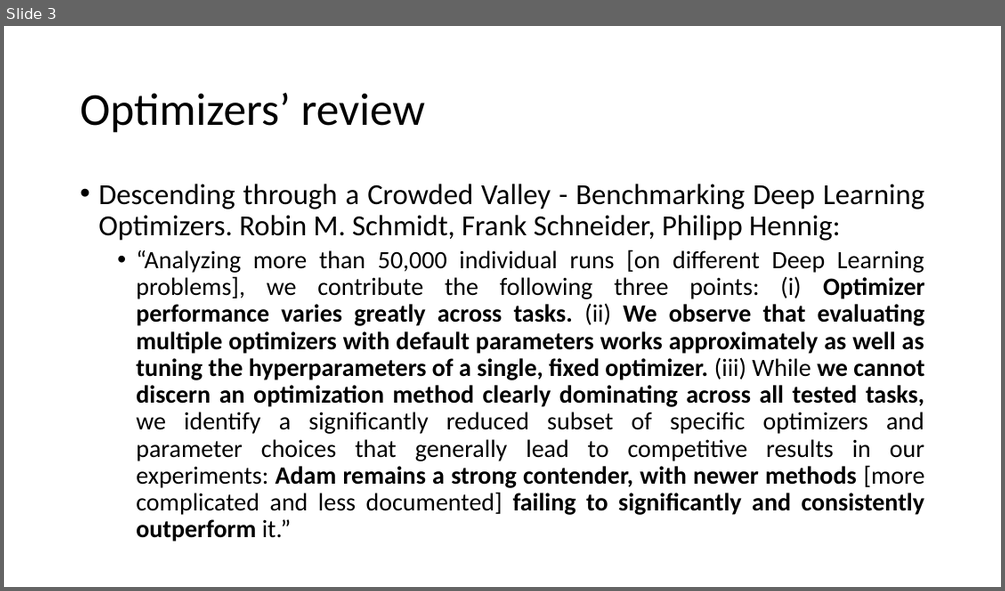
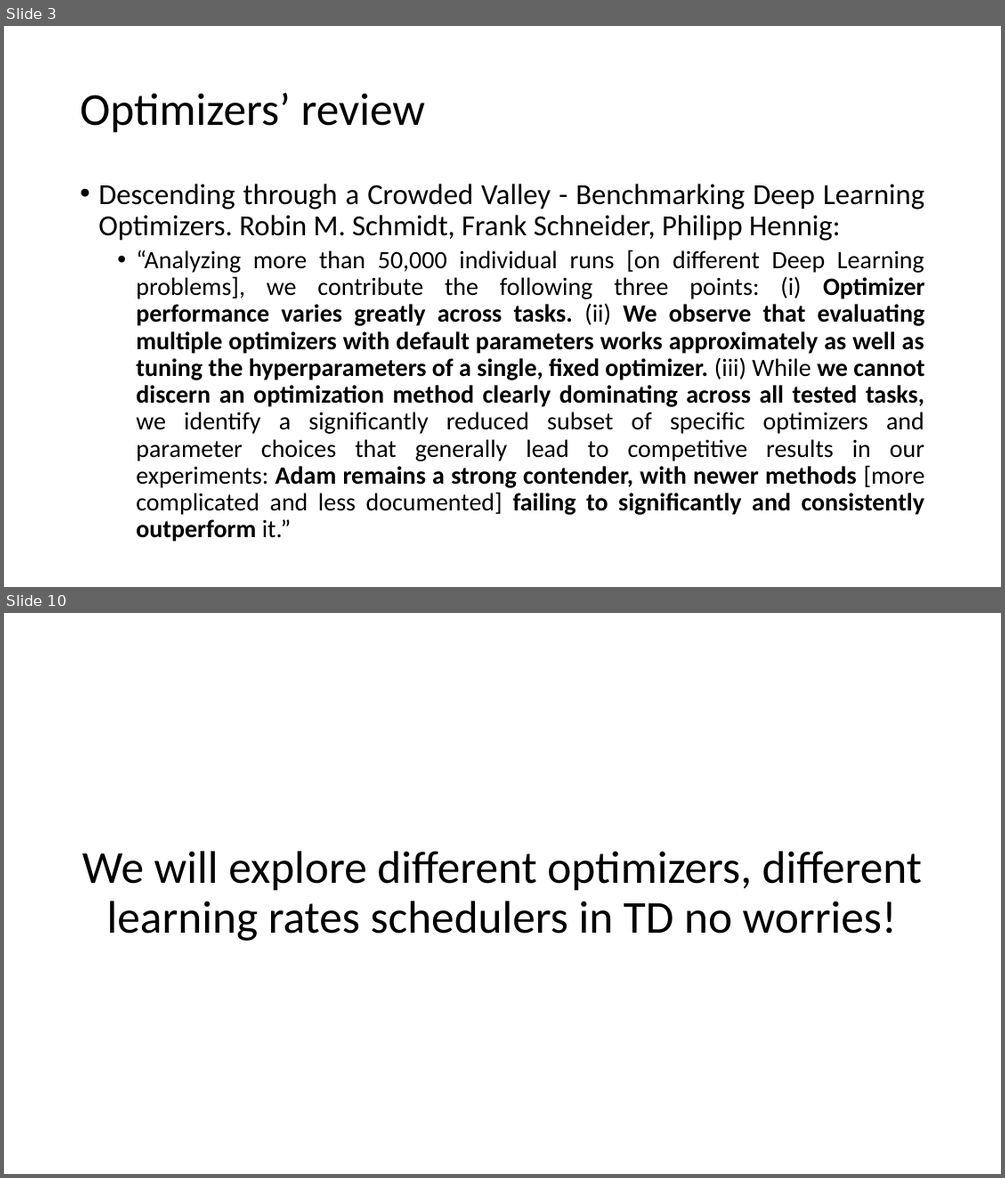
Before and after one commit to MICS-Lab/DeepLearningCourse, a slide deck: Slides_3.pptx. Shown one above the other, each under a label of ours: slide 3 before the commit, slides 3 and 10 after it; the slides between them are not shown. The pictures are 1005x591 and 1005x1178 pixels, drawn with LibreOffice and Linux fonts; fonts in the diff are those of the drawing. Boxes give left, top, right and bottom in pixels: in the first picture for what was removed or moved away, otherwise in the second. Text is boxed around its words. In the diff, an @@ line names an element or a change of style, - is before the commit and + after.

```diff
--- a/Slides_3.pptx
+++ b/Slides_3.pptx
@@ slide 10 added at (4, 613, 1001, 1174), background #FFFFFF @@
@@ title added at (82, 851, 922, 941), 44 pt, text #000000 @@
+We will explore different optimizers, different learning rates schedulers in TD no worries!
```
Also in this commit, not shown: 10 other slides added.
